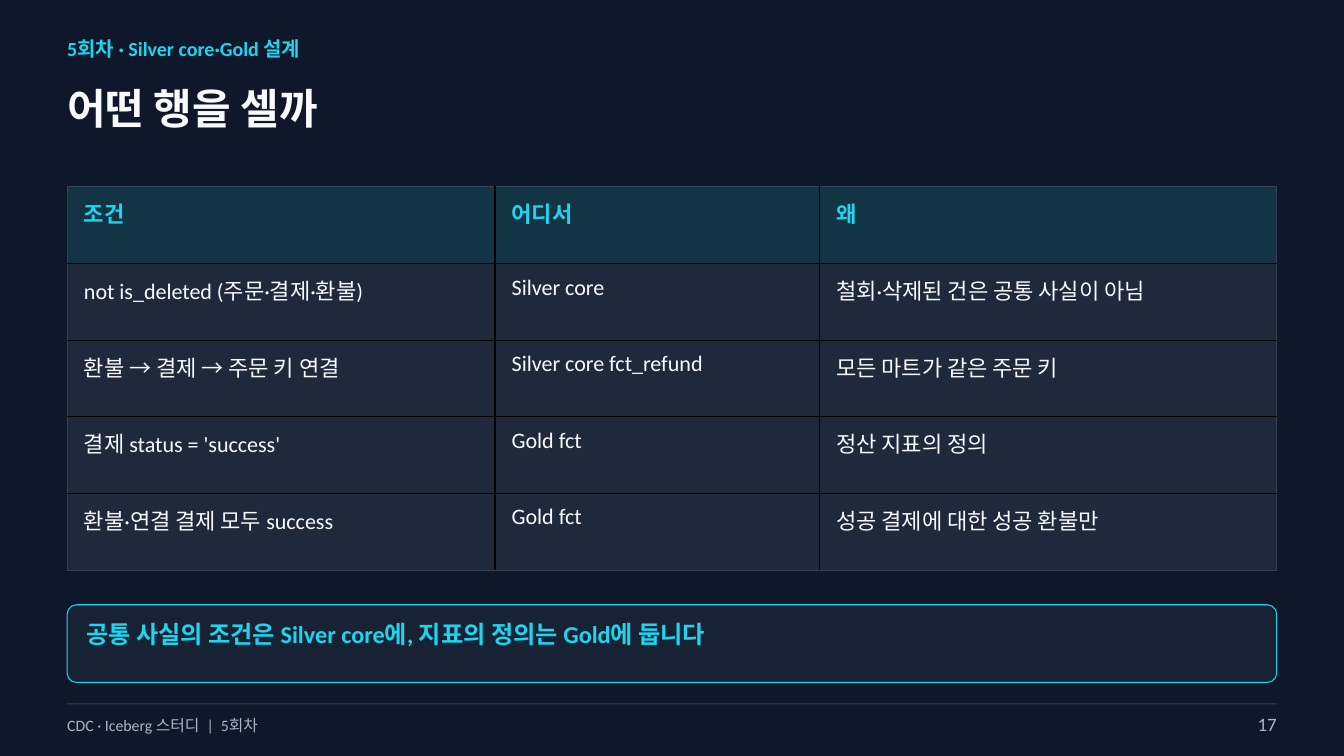
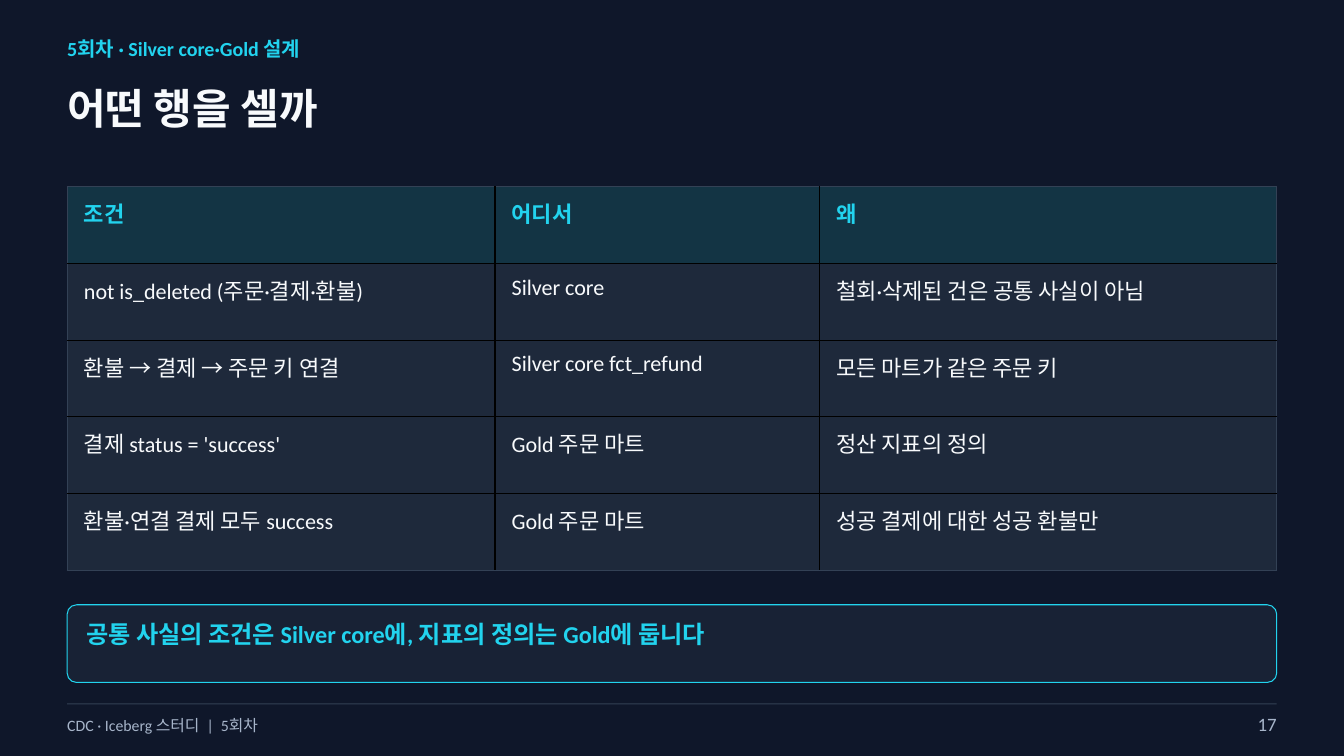
Before and after one commit to kim-dabin/cdc-lakehouse-study, a slide deck: slide 17 of labs/session05/slides/05-session05-student.pptx. Drawn at 1344x756 pixels with LibreOffice and Linux fonts; fonts in the diff are those of the drawing. Boxes give left, top, right and bottom in pixels: in the first picture for what was removed or moved away, otherwise in the second. Text is boxed around its words. In the diff, an @@ line names an element or a change of style, - is before the commit and + after.

```diff
--- a/labs/session05/slides/05-session05-student.pptx
+++ b/labs/session05/slides/05-session05-student.pptx
@@ table at [68, 187, 1277, 570] @@
-row 4, column 2: Gold fct
+row 4, column 2: Gold 주문 마트
-row 5, column 2: Gold fct
+row 5, column 2: Gold 주문 마트
```
Also in this commit, not shown: 8 other slides changed, 1 other file.
